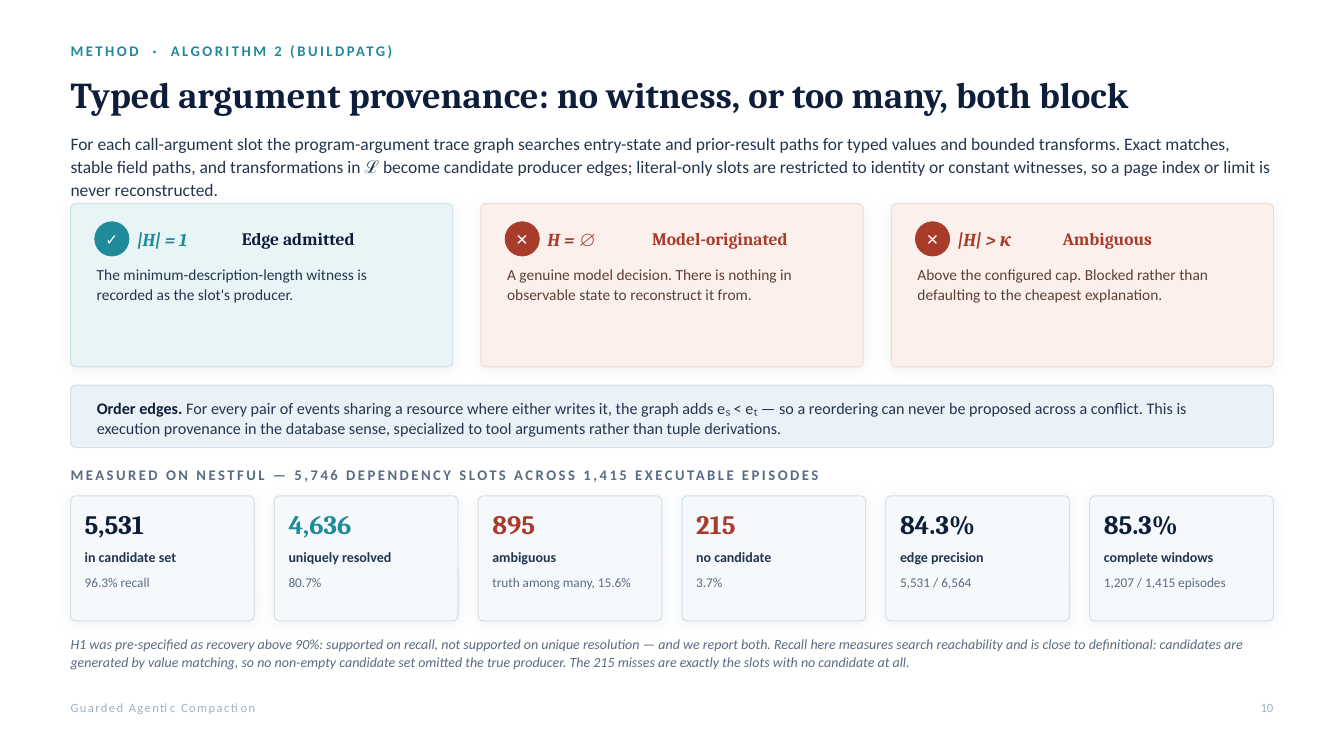
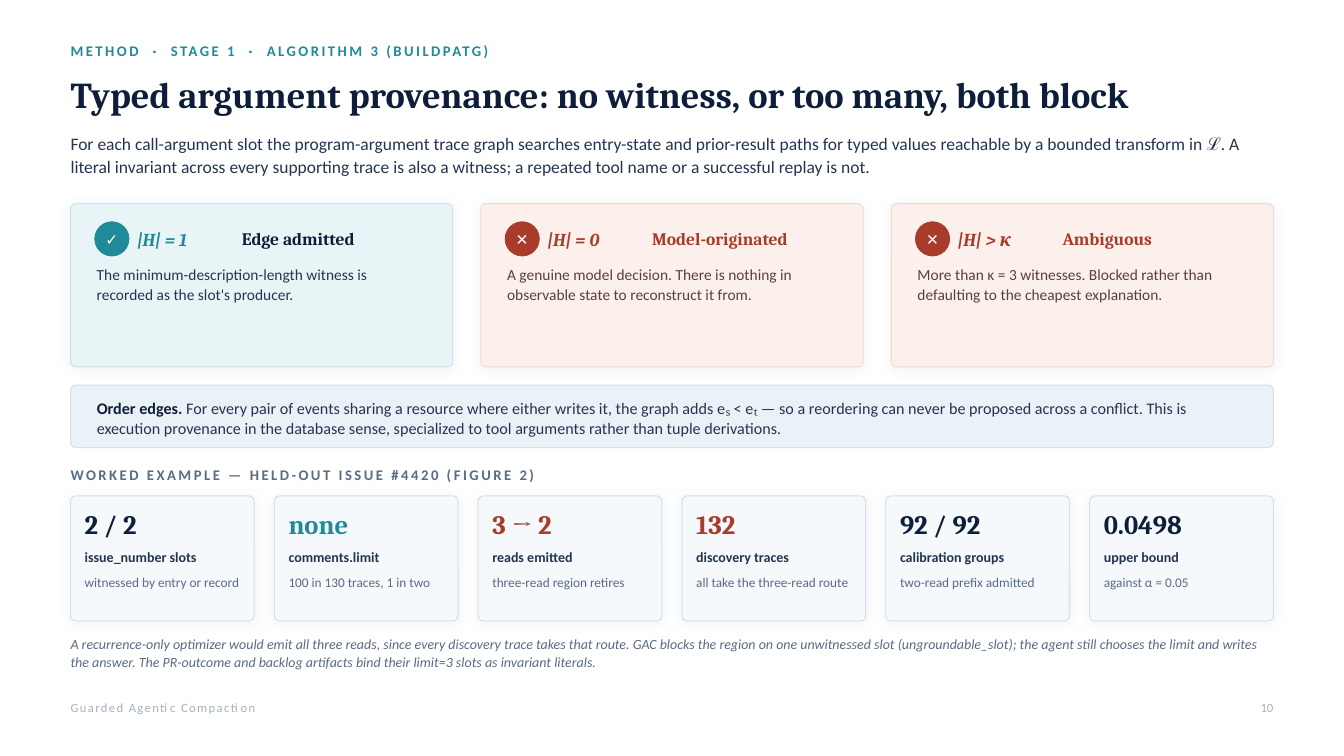
Before and after one commit to rrahimi-uci/guarded-agentic-compaction, a slide deck: slide 10 of paper/slides/GAC-seminar.pptx. Drawn at 1344x756 pixels with LibreOffice and Linux fonts; fonts in the diff are those of the drawing. Boxes give left, top, right and bottom in pixels: in the first picture for what was removed or moved away, otherwise in the second. Text is boxed around its words. In the diff, an @@ line names an element or a change of style, - is before the commit and + after.

```diff
--- a/paper/slides/GAC-seminar.pptx
+++ b/paper/slides/GAC-seminar.pptx
@@ text at box(227, 46, 378, 56): text changed @@
-METHOD · ALGORITHM 2 (BUILDPATG)
+METHOD · STAGE 1 · ALGORITHM 3 (BUILDPATG)
@@ text at box(71, 137, 1239, 176): text changed @@
-For each call-argument slot the program-argument trace graph searches entry-state and prior-result paths for typed values and bounded transforms. Exact matches, stable field paths, and transformations in ℒ become candidate producer edges; literal-only slots are restricted to identity or constant witnesses, so a page index or limit is never reconstructed.
+For each call-argument slot the program-argument trace graph searches entry-state and prior-result paths for typed values reachable by a bounded transform in ℒ. A literal invariant across every supporting trace is also a witness; a repeated tool name or a successful replay is not.
@@ text at box(547, 232, 600, 249): text changed @@
-H = ∅
+|H| = 0
@@ text at box(917, 269, 1212, 303): text changed @@
-Above the configured cap. Blocked rather than defaulting to the cheapest explanation.
+More than κ = 3 witnesses. Blocked rather than defaulting to the cheapest explanation.
@@ text at box(71, 469, 534, 482): text changed @@
-MEASURED ON NESTFUL — 5,746 DEPENDENCY SLOTS ACROSS 1,415 EXECUTABLE EPISODES
+WORKED EXAMPLE — HELD-OUT ISSUE #4420 (FIGURE 2)
@@ text at box(85, 516, 136, 534): text changed @@
-5,531
+2 / 2
@@ text at box(289, 521, 349, 534): text changed @@
-4,636
+none
@@ text at box(492, 516, 551, 535): text changed @@
-895
+3 → 2
@@ text at box(696, 516, 735, 535): text changed @@
-215
+132
@@ text at box(900, 516, 981, 534): text changed @@
-84.3%
+92 / 92
@@ text at box(1104, 516, 1182, 534): text changed @@
-85.3%
+0.0498
@@ text at box(85, 552, 197, 564): text changed @@
-in candidate set
+issue_number slots
@@ text at box(289, 552, 380, 562): text changed @@
-uniquely resolved
+comments.limit
@@ text at box(492, 552, 572, 562): text changed @@
-ambiguous
+reads emitted
@@ text at box(696, 552, 789, 565): text changed @@
-no candidate
+discovery traces
@@ text at box(900, 552, 1004, 565): text changed @@
-edge precision
+calibration groups
@@ text at box(1104, 552, 1179, 565): text changed @@
-complete windows
+upper bound
@@ text at box(85, 578, 239, 589): text changed @@
-96.3% recall
+witnessed by entry or record
@@ text at box(289, 578, 430, 589): text changed @@
-80.7%
+100 in 130 traces, 1 in two
@@ text at box(492, 578, 625, 589): text changed @@
-truth among many, 15.6%
+three-read region retires
@@ text at box(696, 578, 848, 587): text changed @@
-3.7%
+all take the three-read route
@@ text at box(900, 578, 1035, 589): text changed @@
-5,531 / 6,564
+two-read prefix admitted
@@ text at box(1104, 578, 1188, 589): text changed @@
-1,207 / 1,415 episodes
+against α = 0.05
@@ text at box(71, 639, 1258, 670): text changed @@
-H1 was pre-specified as recovery above 90%: supported on recall, not supported on unique resolution — and we report both. Recall here measures search reachability and is close to definitional: candidates are generated by value matching, so no non-empty candidate set omitted the true producer. The 215 misses are exactly the slots with no candidate at all.
+A recurrence-only optimizer would emit all three reads, since every discovery trace takes that route. GAC blocks the region on one unwitnessed slot (ungroundable_slot); the agent still chooses the limit and writes the answer. The PR-outcome and backlog artifacts bind their limit=3 slots as invariant literals.
```
Also in this commit, not shown: 20 other slides changed, 2 slides added, 1 slide removed, 15 other files.
